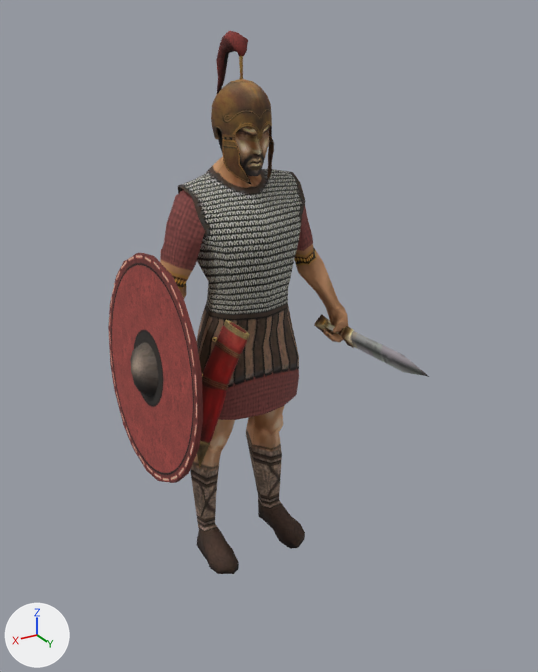
One commit to the glTF model assets/models/units/iber_swordsman.glb: the scene before it, then after it.
The view is the same before and after, from a 50 mm camera at (1.09, 1.89, 1.84) aimed at (-0.07, -0.05, 0.87). The lights are fixed; the arrows at lower left show +X, +Y and +Z. The picture after the commit comes second. Where no turn or scale is listed for an object, it has been applied to the vertices. Vertices at exactly the same position are counted once.

Before the edit, the objects in view are built like this:
```python
ob_iber_swordsman_part0 = bpy.data.objects.new('iber_swordsman_part0', me_iber_swordsman_part0)
ob_iber_swordsman_part0.location = (-0.029, -0.144, 0.0)
ob_iber_swordsman_part1 = bpy.data.objects.new('iber_swordsman_part1', me_iber_swordsman_part1)
ob_iber_swordsman_part1.location = (-0.029, -0.144, 0.0)
ob_iber_swordsman_part2 = bpy.data.objects.new('iber_swordsman_part2', me_iber_swordsman_part2)
ob_iber_swordsman_part2.location = (-0.029, -0.144, 0.0)
ob_iber_swordsman_part3 = bpy.data.objects.new('iber_swordsman_part3', me_iber_swordsman_part3)
ob_iber_swordsman_part3.location = (-0.029, -0.144, 0.0)
ob_iber_swordsman_part4 = bpy.data.objects.new('iber_swordsman_part4', me_iber_swordsman_part4)
ob_iber_swordsman_part4.location = (-0.029, -0.144, 0.0)
ob_iber_swordsman_part5 = bpy.data.objects.new('iber_swordsman_part5', me_iber_swordsman_part5)
ob_iber_swordsman_part5.location = (-0.029, -0.144, 0.0)
ob_iber_swordsman_part6 = bpy.data.objects.new('iber_swordsman_part6', me_iber_swordsman_part6)
ob_iber_swordsman_part6.location = (-0.029, -0.144, 0.0)
ob_iber_swordsman_part7 = bpy.data.objects.new('iber_swordsman_part7', me_iber_swordsman_part7)
ob_iber_swordsman_part7.location = (-0.029, -0.144, 0.0)
```
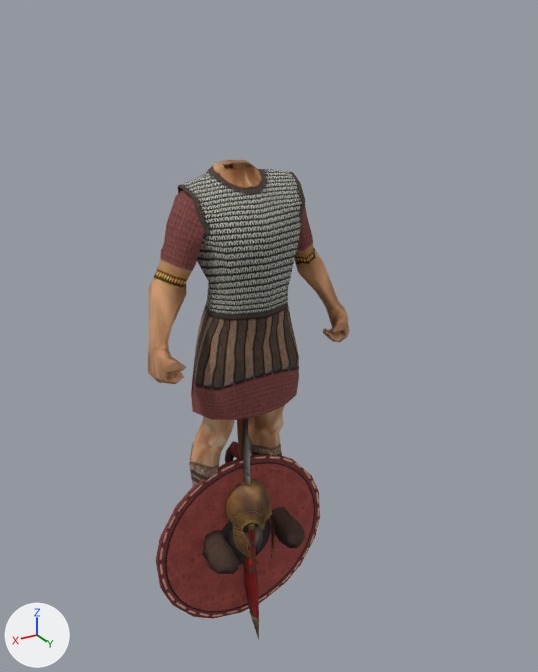
Pixel boxes (x1, y1, x2, y2) of what changed, in the pictures (538 x 672 px; the box of a moved part takes in the faces that stretch with it):
'iber_swordsman_part0', reshaped (7% wider): before (160, 157, 349, 574); after (148, 160, 350, 574)
'iber_swordsman_part3', reshaped (72% wider, 28% shorter): before (108, 253, 203, 483); after (156, 454, 320, 619)
'iber_swordsman_part5', moved, turned: before (211, 56, 272, 140); after (225, 479, 272, 532)
'iber_swordsman_part4', reshaped: before (197, 320, 251, 468); after (243, 523, 259, 640)
'iber_swordsman_part2', deleted: before (314, 314, 429, 377)
'iber_swordsman_part1', moved, turned (mostly hidden afterwards): before (217, 125, 271, 176); after (243, 523, 258, 559)
'iber_swordsman_part7', moved, turned: before (222, 133, 274, 185); after (233, 516, 275, 564)
'iber_swordsman_part6', moved, turned: before (216, 31, 248, 94); after (225, 441, 239, 464)
'tool_Weapon', added: after (240, 422, 250, 561)
part 1 of me_iber_swordsman_part0, moved or reshaped (mostly hidden before): before (215, 157, 235, 179); after (215, 160, 258, 459)

The change, as a list of edits to the scene's bpy script:
```text
Change me_iber_swordsman_part0:
    remove me_iber_swordsman_part0.from_pydata(...)  # 469 vertices, 896 faces; spans x -0.369..0.369, y -0.155..0.165, z 0.0..1.474
    add me_iber_swordsman_part0.from_pydata(...)  # 469 vertices, 896 faces; spans x -0.369..0.369, y -0.155..0.165, z -0.001..1.42
    me_iber_swordsman_part0 part 1: 23 of 469 vertices moved; they spanned x -0.05..0.05, y -0.06..0.026, z 1.42..1.474 and now span x -0.05..0.05, y -0.059..0.016, z -0.001..1.415; mean shift (0.0, -0.008, -0.709); largest move (0.0, -0.007, 1.474) -> (0.0, -0.03, -0.001)
Change me_iber_swordsman_part1:
    remove me_iber_swordsman_part1.from_pydata(...)  # 90 vertices, 166 faces; spans x -0.072..0.072, y -0.087..0.117, z 1.398..1.635
    add me_iber_swordsman_part1.from_pydata(...)  # 90 vertices, 166 faces; spans x -0.072..0.072, y -0.191..0.04, z -0.093..0.122
    me_iber_swordsman_part1 part 2: the whole mesh is turned 98.2 degrees about the x axis through its middle, then moved by (0.0, -0.09, -1.502)
Change me_iber_swordsman_part3:
    remove me_iber_swordsman_part3.from_pydata(...)  # 80 vertices, 106 faces; spans x 0.327..0.428, y -0.298..0.414, z 0.482..1.194
    add me_iber_swordsman_part3.from_pydata(...)  # 80 vertices, 106 faces; spans x -0.345..0.364, y -0.025..0.044, z -0.357..0.355
    me_iber_swordsman_part3 part 3: the whole mesh is multiplied about its middle by the matrix ((0.002, -0.997, -0.075), (0.996, -0.005, 0.089), (-0.089, -0.075, 0.993)), then moved by (-0.367, -0.065, -0.839)
Change me_iber_swordsman_part4:
    remove me_iber_swordsman_part4.from_pydata(...)  # 78 vertices, 144 faces; spans x 0.084..0.229, y 0.056..0.203, z 0.441..0.977
    add me_iber_swordsman_part4.from_pydata(...)  # 78 vertices, 144 faces; spans x -0.016..0.016, y -0.058..0.082, z -0.44..0.091
    me_iber_swordsman_part4 part 4: the whole mesh is multiplied about its middle by the matrix ((0.821, 0.565, 0.083), (-0.496, 0.777, -0.387), (-0.283, 0.277, 0.918)), then moved by (-0.162, -0.079, -0.87)
Change me_iber_swordsman_part5:
    remove me_iber_swordsman_part5.from_pydata(...)  # 187 vertices, 322 faces; spans x -0.088..0.088, y -0.1..0.111, z 1.496..1.732
    add me_iber_swordsman_part5.from_pydata(...)  # 187 vertices, 322 faces; spans x -0.088..0.088, y -0.099..0.117, z 0.081..0.328
    me_iber_swordsman_part5 part 5: the whole mesh is turned 8.2 degrees about the x axis through its middle, then moved by (0.0, -0.005, -1.404)
Change me_iber_swordsman_part6:
    remove me_iber_swordsman_part6.from_pydata(...)  # 43 vertices, 82 faces; spans x -0.032..0.032, y -0.168..0.011, z 1.574..1.8
    add me_iber_swordsman_part6.from_pydata(...)  # 43 vertices, 82 faces; spans x -0.032..0.032, y -0.165..-0.014, z 0.146..0.387
    me_iber_swordsman_part6 part 6: the whole mesh is turned 8.2 degrees about the x axis through its middle, then moved by (0.0, -0.015, -1.417)
Change me_iber_swordsman_part7:
    remove me_iber_swordsman_part7.from_pydata(...)  # 40 vertices, 46 faces; spans x -0.08..0.08, y 0.026..0.109, z 1.377..1.515
    add me_iber_swordsman_part7.from_pydata(...)  # 40 vertices, 46 faces; spans x -0.08..0.08, y 0.036..0.133, z -0.01..0.121
    me_iber_swordsman_part7 part 7: the whole mesh is turned 8.2 degrees about the x axis through its middle, then moved by (0.0, 0.018, -1.393)
Remove ob_iber_swordsman_part2:
    ob_iber_swordsman_part2 = bpy.data.objects.new('iber_swordsman_part2', me_iber_swordsman_part2)
Add ob_tool_weapon:
    ob_tool_weapon = bpy.data.objects.new('tool_Weapon', me_iber_swordsman_part2_1)  # 30 vertices, 56 faces; spans x -0.035..0.035, y -0.035..0.035, z -0.117..0.517; in mat_mat2 (picture img_tex2)
    ob_tool_weapon.location = (-0.029, -0.144, 0.0)
```
